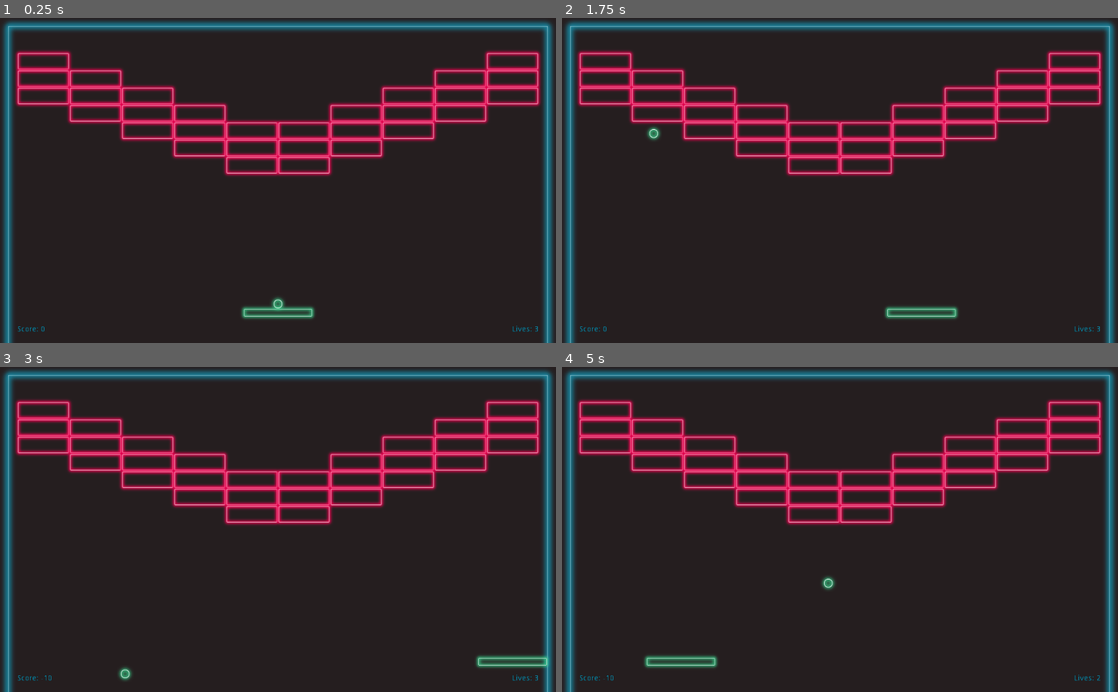
Above: before the commit, frames 1-4 (two rows, left to right).
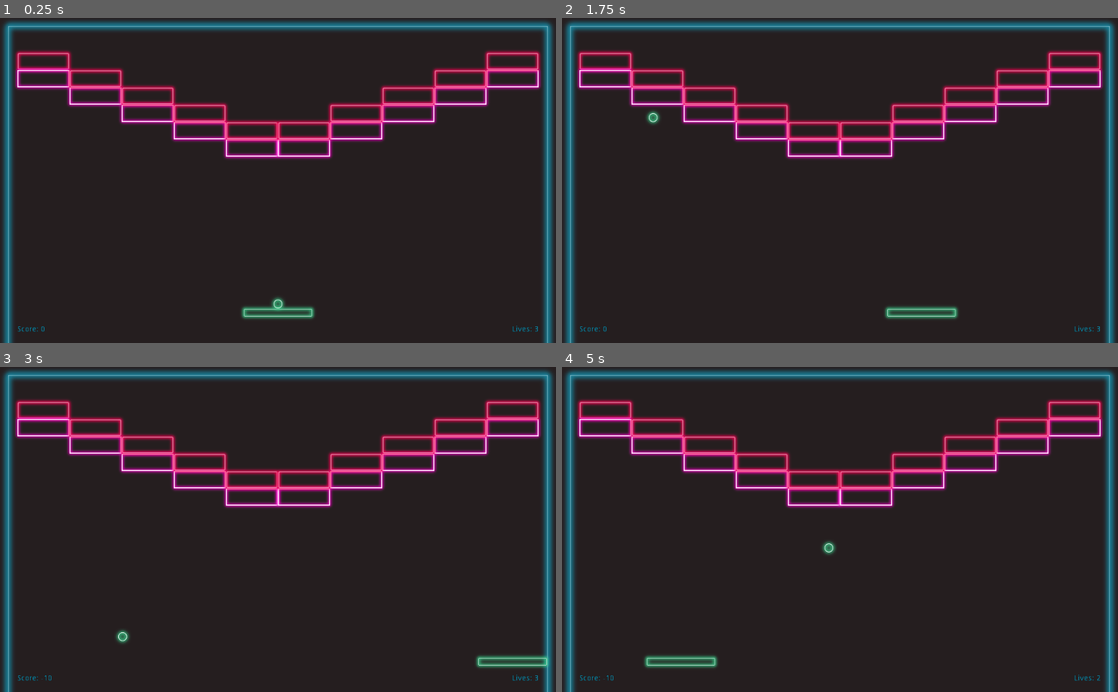
Above: after the commit, the same moments.

Repository: mrussell16/NeonBuster
Game: Godot game, scene res://levels/Level2.tscn
The game is run twice, just before and just after one commit, with the same random seed, the same clock (stepped at 60 frames per second) and the same inputs. This scene is started directly instead of the project's main scene. Sound files missing from this copy of the repository are replaced by a short silence.
Inputs:
- Up to frame 1 (0.25 s): no input
- Up to frame 2 (1.75 s): tap Enter (ui_accept) at 0.5, 0.77, 1.52 s; hold Right (ui_right) 0.53-1.28 s; hold Left (ui_left) from 1.28 s (still down)
- Up to frame 3 (3 s): release Left (ui_left) at 2.03 s; hold Right (ui_right) from 2.03 s (still down)
- Up to frame 4 (5 s): tap Enter (ui_accept) at 3.02, 3.77, 4.52 s; release Right (ui_right) at 3.53 s; hold Left (ui_left) from 3.53 s (still down)

The runs differ from the first frame. In frame 1, 6.0% of the frame differs, in the area x 2-98%, y 15-49%; in frame 2, 6.1%; in frame 3, 6.2%; in frame 4, 6.2%, in the area x 2-98%, y 15-69%.

Commit message:
Multi hit block

Diff:
--- a/actors/Block/Block.gd
+++ b/actors/Block/Block.gd
@@ -1,4 +1,5 @@
 extends KinematicBody2D
+class_name Block
 
 
 export var score := 100
@@ -10,6 +11,9 @@
 onready var particles: Particles2D = $Particles
 
 
+var _should_destroy = false
+
+
 func _ready() -> void:
     GameManager.register_block()
 
@@ -17,13 +21,26 @@
 func _physics_process(delta: float) -> void:
     var collision = move_and_collide(Vector2.ZERO)
     if collision:
-        GameManager.destroy_block(score)
-        particles.emitting = true
-        sprite.visible = false
-        collision_shape.disabled = true
-        break_player.play()
+        _play_collision_fx()
+        _on_collision()
 
+
+func _on_collision() -> void:
+    _on_destroy()
+
+
+func _on_destroy() -> void:
+    _should_destroy = true
+    GameManager.destroy_block(score)
+    sprite.visible = false
+    collision_shape.disabled = true
+
+
+func _play_collision_fx() -> void:
+    particles.emitting = true
+    break_player.play()
 
 
 func _on_BreakSFX_finished() -> void:
-    queue_free()
+    if _should_destroy:
+        queue_free()
--- /dev/null
+++ b/actors/Block/Block2.gd
@@ -0,0 +1,14 @@
+extends Block
+class_name Block2
+
+
+var cracked = false
+var cracked_sprite = preload("res://actors/Block/Block2Cracked.png")
+
+
+func _on_collision() -> void:
+    if not cracked:
+        sprite.texture = cracked_sprite
+        cracked = true
+    else:
+        _on_destroy()
--- /dev/null
+++ b/actors/Block/Block2.tscn
@@ -0,0 +1,59 @@
+[gd_scene load_steps=9 format=2]
+
+[ext_resource path="res://actors/Block/Block2.gd" type="Script" id=1]
+[ext_resource path="res://actors/Block/Block2Shard.png" type="Texture" id=2]
+[ext_resource path="res://sfx/block.wav" type="AudioStream" id=3]
+[ext_resource path="res://actors/Block/Block2.png" type="Texture" id=4]
+
+[sub_resource type="RectangleShape2D" id=1]
+extents = Vector2( 48, 16 )
+
+[sub_resource type="Gradient" id=2]
+offsets = PoolRealArray( 0, 0.272727, 0.717703, 1 )
+colors = PoolColorArray( 1, 1, 1, 1, 1, 1, 1, 0.784314, 1, 1, 1, 0.501961, 1, 1, 1, 0 )
+
+[sub_resource type="GradientTexture" id=3]
+gradient = SubResource( 2 )
+
+[sub_resource type="ParticlesMaterial" id=4]
+lifetime_randomness = 0.4
+emission_shape = 2
+emission_box_extents = Vector3( 48, 16, 1 )
+flag_disable_z = true
+spread = 0.0
+gravity = Vector3( 0, 0, 0 )
+angular_velocity = 720.0
+angular_velocity_random = 1.0
+orbit_velocity = 0.0
+orbit_velocity_random = 0.0
+radial_accel = 150.0
+radial_accel_random = 0.3
+angle = 360.0
+angle_random = 1.0
+scale = 0.6
+color_ramp = SubResource( 3 )
+
+[node name="Block2" type="KinematicBody2D"]
+collision_layer = 8
+collision_mask = 2
+script = ExtResource( 1 )
+score = 200
+
+[node name="Sprite" type="Sprite" parent="."]
+texture = ExtResource( 4 )
+
+[node name="CollisionShape2D" type="CollisionShape2D" parent="."]
+shape = SubResource( 1 )
+
+[node name="BreakSFX" type="AudioStreamPlayer" parent="."]
+stream = ExtResource( 3 )
+volume_db = -36.0
+
+[node name="Particles" type="Particles2D" parent="."]
+emitting = false
+amount = 32
+one_shot = true
+explosiveness = 1.0
+process_material = SubResource( 4 )
+texture = ExtResource( 2 )
+[connection signal="finished" from="BreakSFX" to="." method="_on_BreakSFX_finished"]
--- a/levels/Level2.tscn
+++ b/levels/Level2.tscn
@@ -1,9 +1,10 @@
-[gd_scene load_steps=5 format=2]
+[gd_scene load_steps=6 format=2]
 
 [ext_resource path="res://actors/Player/Player.tscn" type="PackedScene" id=1]
 [ext_resource path="res://levels/Walls.tscn" type="PackedScene" id=2]
 [ext_resource path="res://ui/HUD.tscn" type="PackedScene" id=3]
 [ext_resource path="res://actors/Block/Block.tscn" type="PackedScene" id=4]
+[ext_resource path="res://actors/Block/Block2.tscn" type="PackedScene" id=5]
 
 [node name="Level1" type="Node2D"]
 
@@ -21,11 +22,38 @@
 [node name="Block" parent="Blocks" instance=ExtResource( 4 )]
 position = Vector2( 80, 80 )
 
+[node name="Block2" parent="Blocks" instance=ExtResource( 5 )]
+position = Vector2( 80, 112 )
+
+[node name="Block3" parent="Blocks" instance=ExtResource( 5 )]
+position = Vector2( 176, 144 )
+
+[node name="Block5" parent="Blocks" instance=ExtResource( 5 )]
+position = Vector2( 272, 176 )
+
+[node name="Block4" parent="Blocks" instance=ExtResource( 5 )]
+position = Vector2( 368, 208 )
+
+[node name="Block7" parent="Blocks" instance=ExtResource( 5 )]
+position = Vector2( 464, 240 )
+
+[node name="Block6" parent="Blocks" instance=ExtResource( 5 )]
+position = Vector2( 560, 240 )
+
+[node name="Block8" parent="Blocks" instance=ExtResource( 5 )]
+position = Vector2( 656, 208 )
+
+[node name="Block11" parent="Blocks" instance=ExtResource( 5 )]
+position = Vector2( 752, 176 )
+
+[node name="Block9" parent="Blocks" instance=ExtResource( 5 )]
+position = Vector2( 848, 144 )
+
+[node name="Block12" parent="Blocks" instance=ExtResource( 5 )]
+position = Vector2( 944, 112 )
+
 [node name="Block10" parent="Blocks" instance=ExtResource( 4 )]
 position = Vector2( 944, 80 )
-
-[node name="Block20" parent="Blocks" instance=ExtResource( 4 )]
-position = Vector2( 80, 112 )
 
 [node name="Block19" parent="Blocks" instance=ExtResource( 4 )]
 position = Vector2( 176, 112 )
@@ -33,32 +61,11 @@
 [node name="Block13" parent="Blocks" instance=ExtResource( 4 )]
 position = Vector2( 848, 112 )
 
-[node name="Block12" parent="Blocks" instance=ExtResource( 4 )]
-position = Vector2( 944, 112 )
-
-[node name="Block30" parent="Blocks" instance=ExtResource( 4 )]
-position = Vector2( 80, 144 )
-
-[node name="Block29" parent="Blocks" instance=ExtResource( 4 )]
-position = Vector2( 176, 144 )
-
 [node name="Block28" parent="Blocks" instance=ExtResource( 4 )]
 position = Vector2( 272, 144 )
 
 [node name="Block23" parent="Blocks" instance=ExtResource( 4 )]
 position = Vector2( 752, 144 )
-
-[node name="Block22" parent="Blocks" instance=ExtResource( 4 )]
-position = Vector2( 848, 144 )
-
-[node name="Block21" parent="Blocks" instance=ExtResource( 4 )]
-position = Vector2( 944, 144 )
-
-[node name="Block39" parent="Blocks" instance=ExtResource( 4 )]
-position = Vector2( 176, 176 )
-
-[node name="Block38" parent="Blocks" instance=ExtResource( 4 )]
-position = Vector2( 272, 176 )
 
 [node name="Block37" parent="Blocks" instance=ExtResource( 4 )]
 position = Vector2( 368, 176 )
@@ -66,44 +73,8 @@
 [node name="Block34" parent="Blocks" instance=ExtResource( 4 )]
 position = Vector2( 656, 176 )
 
-[node name="Block33" parent="Blocks" instance=ExtResource( 4 )]
-position = Vector2( 752, 176 )
-
-[node name="Block32" parent="Blocks" instance=ExtResource( 4 )]
-position = Vector2( 848, 176 )
-
-[node name="Block78" parent="Blocks" instance=ExtResource( 4 )]
-position = Vector2( 272, 208 )
-
-[node name="Block77" parent="Blocks" instance=ExtResource( 4 )]
-position = Vector2( 368, 208 )
-
 [node name="Block76" parent="Blocks" instance=ExtResource( 4 )]
 position = Vector2( 464, 208 )
 
 [node name="Block75" parent="Blocks" instance=ExtResource( 4 )]
 position = Vector2( 560, 208 )
-
-[node name="Block74" parent="Blocks" instance=ExtResource( 4 )]
-position = Vector2( 656, 208 )
-
-[node name="Block73" parent="Blocks" instance=ExtResource( 4 )]
-position = Vector2( 752, 208 )
-
-[node name="Block67" parent="Blocks" instance=ExtResource( 4 )]
-position = Vector2( 368, 240 )
-
-[node name="Block66" parent="Blocks" instance=ExtResource( 4 )]
-position = Vector2( 464, 240 )
-
-[node name="Block65" parent="Blocks" instance=ExtResource( 4 )]
-position = Vector2( 560, 240 )
-
-[node name="Block64" parent="Blocks" instance=ExtResource( 4 )]
-position = Vector2( 656, 240 )
-
-[node name="Block56" parent="Blocks" instance=ExtResource( 4 )]
-position = Vector2( 464, 272 )
-
-[node name="Block55" parent="Blocks" instance=ExtResource( 4 )]
-position = Vector2( 560, 272 )
--- a/project.godot
+++ b/project.godot
@@ -13,9 +13,21 @@
 "class": "Ball",
 "language": "GDScript",
 "path": "res://actors/Ball/Ball.gd"
+}, {
+"base": "KinematicBody2D",
+"class": "Block",
+"language": "GDScript",
+"path": "res://actors/Block/Block.gd"
+}, {
+"base": "Block",
+"class": "Block2",
+"language": "GDScript",
+"path": "res://actors/Block/Block2.gd"
 } ]
 _global_script_class_icons={
-"Ball": ""
+"Ball": "",
+"Block": "",
+"Block2": ""
 }
 
 [application]
Binary file added: actors/Block/Block2.png
Not shown, added: actors/Block/Block2.png.import
Binary file added: actors/Block/Block2Cracked.png
Not shown, added: actors/Block/Block2Cracked.png.import
Binary file added: actors/Block/Block2Shard.png
Not shown, added: actors/Block/Block2Shard.png.import
Not shown, changed: README.md
